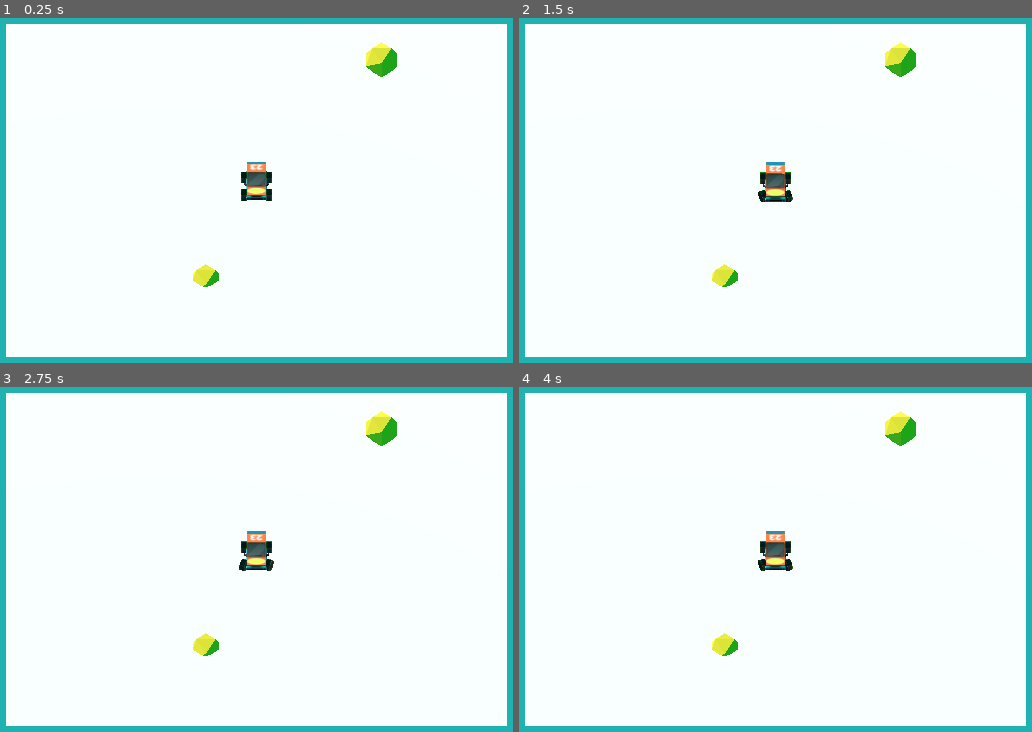
Above: before the commit, frames 1-4 (two rows, left to right).
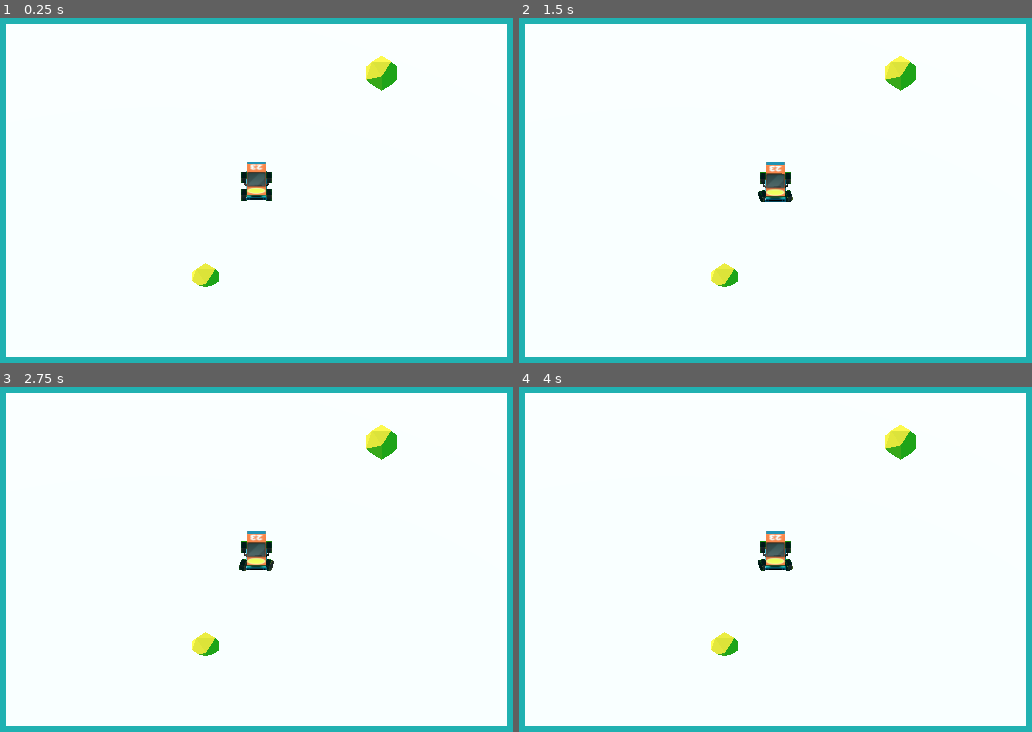
Above: after the commit, the same moments.

Repository: DaniMaccari/Car-Playground
Game: Godot game, scene res://Scenes/Main.tscn
Two runs of this game, one before a commit and one after it. Both use one fixed random seed, a clock stepped at 60 frames per second and the inputs below. The project has no main scene, so this scene is started directly.
Inputs:
- Up to frame 1 (0.25 s): no input
- Up to frame 2 (1.5 s): tap Enter at 0.5 s; hold Right (ui_right) 0.53-1.28 s; tap Space at 1.25 s; hold Left (ui_left) from 1.28 s (still down)
- Up to frame 3 (2.75 s): tap Enter at 2 s; release Left (ui_left) at 2.03 s; hold Right (ui_right) from 2.03 s (still down)
- Up to frame 4 (4 s): tap Space at 2.75 s; tap Enter at 3.5 s; release Right (ui_right) at 3.53 s; hold Left (ui_left) from 3.53 s (still down)

The runs differ from the first frame. In frame 1, 0.7% of the frame differs, in the area x 37-78%, y 6-78%; in frame 2, 0.7%; in frame 3, 0.7%; in frame 4, 0.7%.

Commit message:
vibration when collide added

Diff:
--- a/Scenes/Main.tscn
+++ b/Scenes/Main.tscn
@@ -54,7 +54,7 @@
 size = 43.0479
 
 [node name="CollectableObject" parent="." instance=ExtResource("2_1pi0d")]
-transform = Transform3D(1, 0, 0, 0, 1, 0, 0, 0, 1, -4.86257, -0.64999, 12.4467)
+transform = Transform3D(1, 0, 0, 0, 1, 0, 0, 0, 1, -4.86257, -0.497972, 12.4467)
 
 [node name="CollectableObject2" parent="." instance=ExtResource("2_1pi0d")]
-transform = Transform3D(1, 0, 0, 0, 1, 0, 0, 0, 1, 12, 3.35523, -15)
+transform = Transform3D(1, 0, 0, 0, 1, 0, 0, 0, 1, 12, 1.64838, -15)
--- a/Scenes/Vehicle_movement.tscn
+++ b/Scenes/Vehicle_movement.tscn
@@ -204,7 +204,7 @@
 skeleton = NodePath("")
 
 [node name="BlobShadow" type="Decal" parent="."]
-transform = Transform3D(1, 0, 0, 0, 1, 0, 0, 0, 1, 0, -1.00333, 0.131746)
-size = Vector3(4.5, 4, 5.75)
+transform = Transform3D(1, 0, 0, 0, 1, 0, 0, 0, 1, 0, -1.46227, 0.131746)
+size = Vector3(4.5, 3.08212, 5.75)
 texture_albedo = ExtResource("4_nmhot")
 cull_mask = 1048573
